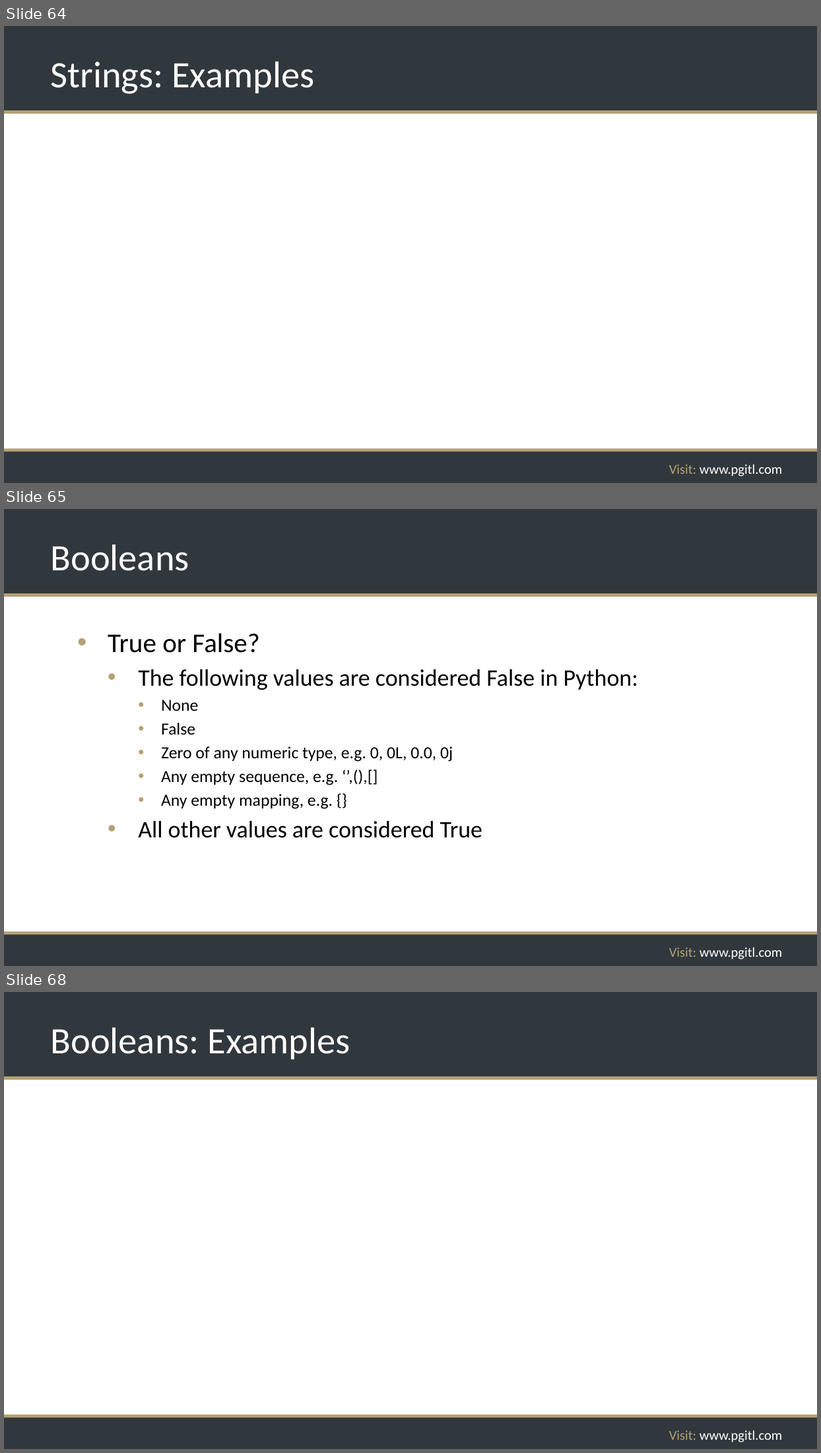
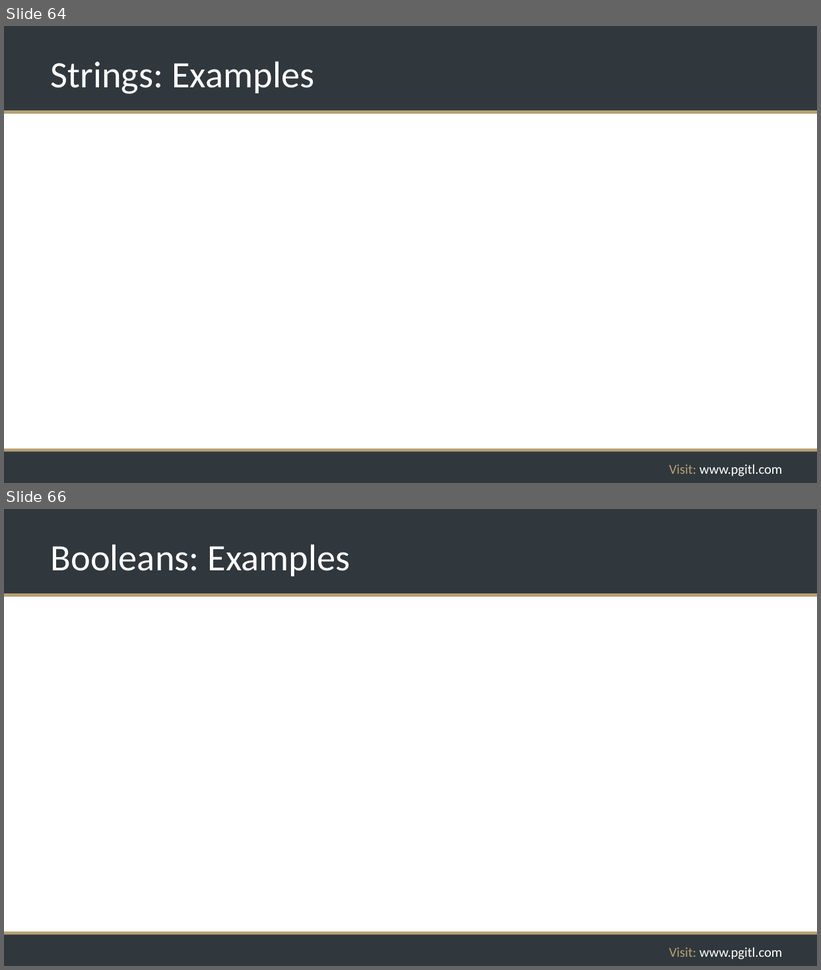
Before and after one commit to rikkouri/project-a, a slide deck: Programming Foundations.pptx. Shown one above the other, each under a label of ours: slides 64, 65 and 68 before the commit, slides 64 and 66 after it; the slides between them are not shown. The pictures are 821x1453 and 821x970 pixels, drawn with LibreOffice and Linux fonts; fonts in the diff are those of the drawing; background and template pictures are left out. Boxes give left, top, right and bottom in pixels: in the first picture for what was removed or moved away, otherwise in the second. Text is boxed around its words. In the diff, an @@ line names an element or a change of style, - is before the commit and + after.

```diff
--- a/Programming Foundations.pptx
+++ b/Programming Foundations.pptx
@@ slide 65 removed at (4,509,817,966), background #FFFFFF; not listed: 5 template elements that a slide beside it also shows @@
@@ title removed at (51,544,189,571) @@
-Booleans
@@ text removed at (108,633,638,838) @@
-• True or False?
-  • The following values are considered False in Python:
-    • None
-    • False
-    • Zero of any numeric type, e.g. 0, 0L, 0.0, 0j
-    • Any empty sequence, e.g. ‘’,(),[]
-    • Any empty mapping, e.g. {}
-  • All other values are considered True
@@ what was slide 68 is now slide 66 @@
```
Also in this commit, not shown: 4 slides changed, 1 other slide removed.
